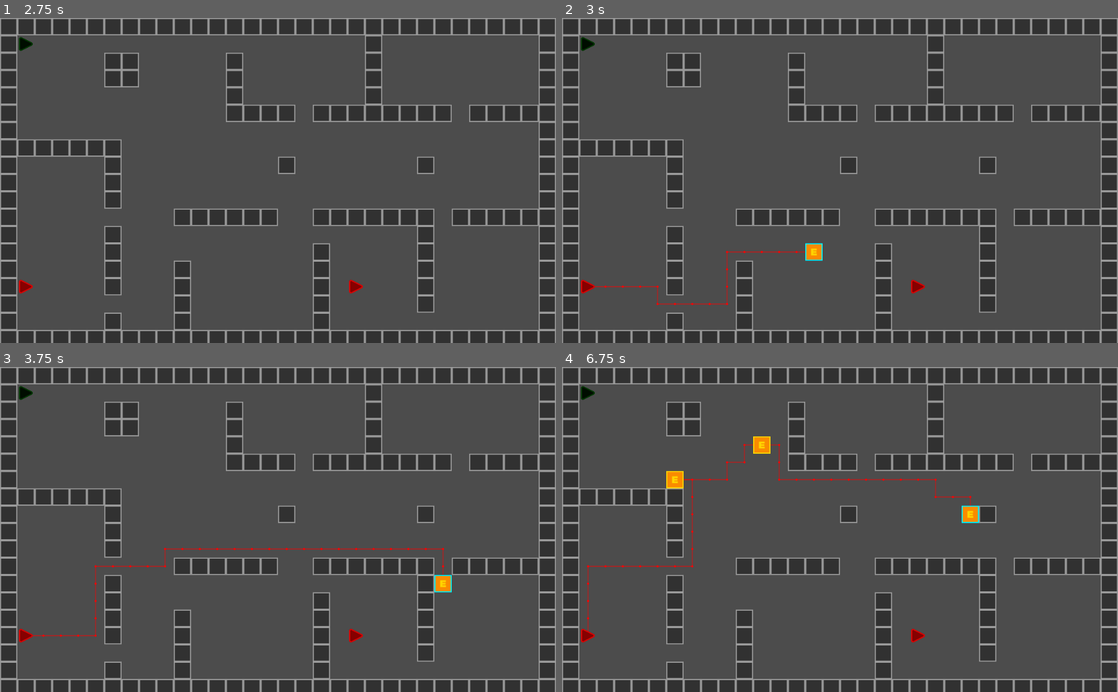
Above: before the commit, frames 1-4 (two rows, left to right).
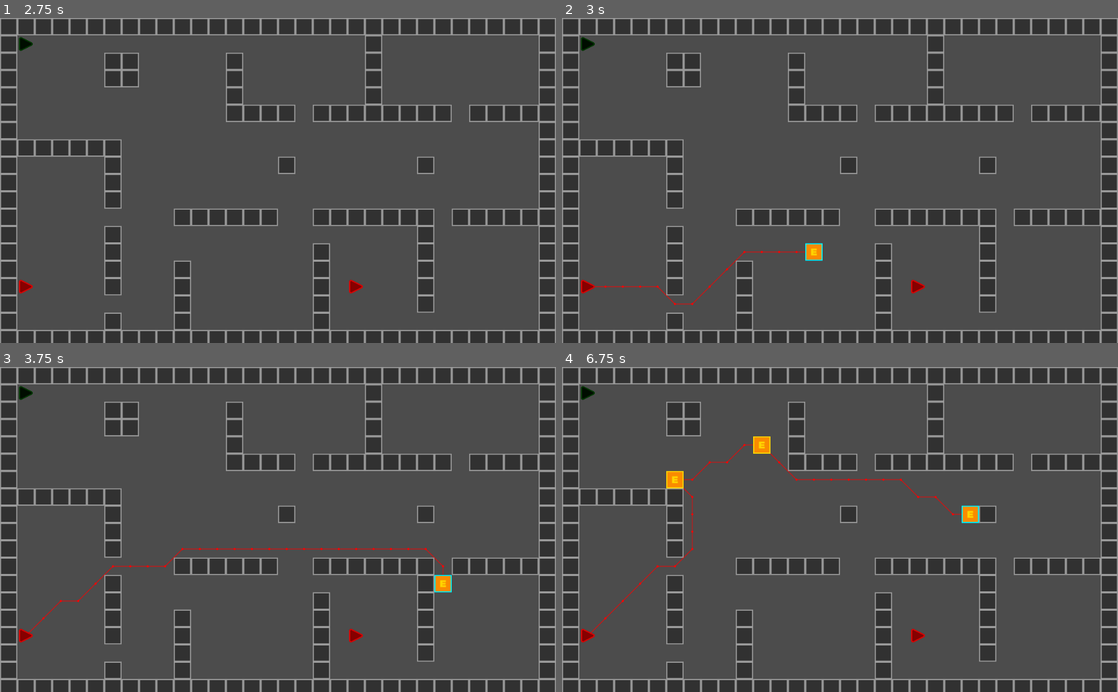
Above: after the commit, the same moments.

Repository: Matthew-Underwood/Jasper
Game: Godot game, scene res://scenes/main.tscn
Two runs of this game, one before a commit and one after it. Both use one fixed random seed, a clock stepped at 60 frames per second and the inputs below.
Inputs (mouse positions are in pixels of both pictures, inside the frame that each line leads up to):
- Up to frame 1 (2.75 s): tap Enter at 0.5 s; move the mouse to (27, 44) at 0.52 s; press the mouse at (27, 44) at 0.53 s; move the mouse to (27, 287) at 1.27 s; release the mouse at (27, 287) at 1.28 s; tap Backspace (delete_waypoint) at 1.35 s; click (27, 287) at 1.42 s; click (27, 287) at 2 s; move the mouse to (355, 287) at 2.02 s; press the mouse at (355, 287) at 2.03 s
- Up to frame 2 (3 s): move the mouse to (812, 245) at 2.77 s; release the mouse at (812, 245) at 2.78 s; tap Backspace (delete_waypoint) at 2.85 s; click (812, 245) at 2.92 s
- Up to frame 3 (3.75 s): click (250, 594) at 3.5 s; move the mouse to (444, 578) at 3.52 s; press the mouse at (444, 578) at 3.53 s
- Up to frame 4 (6.75 s): move the mouse to (673, 480) at 4.27 s; release the mouse at (673, 480) at 4.28 s; tap Backspace (delete_waypoint) at 4.35, 5.85 s; click (673, 480) at 4.42 s; move the mouse to (867, 529) at 5.02 s; press the mouse at (867, 529) at 5.03 s; move the mouse to (756, 448) at 5.77 s; release the mouse at (756, 448) at 5.78 s; click (756, 448) at 5.92 s; move the mouse to (962, 513) at 6.52 s; press the mouse at (962, 513) at 6.53 s

Frame 1 is identical in both runs. In frame 2, 0.1% of the frame differs, in the area x 17-33%, y 71-89%; in frame 3, 0.2%; in frame 4, 0.5%, in the area x 4-74%, y 23-82%.

Commit message:
Diagonal pathing
Characters now are able to calculate a path diagonally.

Diff:
--- a/classes/pathing/pathing.gd
+++ b/classes/pathing/pathing.gd
@@ -66,7 +66,7 @@
 
 # This is a variation of the method above.
 # It connects cells horizontally, vertically AND diagonally.
-func connectWalkableCells_diagonal(pointsArray : Array) -> void:
+func connectWalkableCellsDiagonal(pointsArray : Array) -> void:
 	for point in pointsArray:
 		var pointIndex = _calculatePointIndex(point)
 		for local_y in range(3):
--- a/classes/pathing/pathing_factory.gd
+++ b/classes/pathing/pathing_factory.gd
@@ -5,5 +5,5 @@
 	var pathing = load("res://classes/pathing/pathing.gd")
 	pathing = pathing.new(aStar, map)
 	var walkableTiles = pathing.addWalkableCells(obstacles)
-	pathing.connectWalkableCells(walkableTiles)
+	pathing.connectWalkableCellsDiagonal(walkableTiles)
 	return pathing
--- a/scenes/character.tscn
+++ b/scenes/character.tscn
@@ -22,6 +22,7 @@
 
 [node name="CollisionShape2D" type="CollisionShape2D" parent="Area2D"]
 shape = SubResource( 2 )
+
 [connection signal="input_event" from="Area2D" to="." method="_on_Area2D_input_event"]
 [connection signal="mouse_entered" from="Area2D" to="." method="_on_Area2D_mouse_entered"]
 [connection signal="mouse_exited" from="Area2D" to="." method="_on_Area2D_mouse_exited"]
